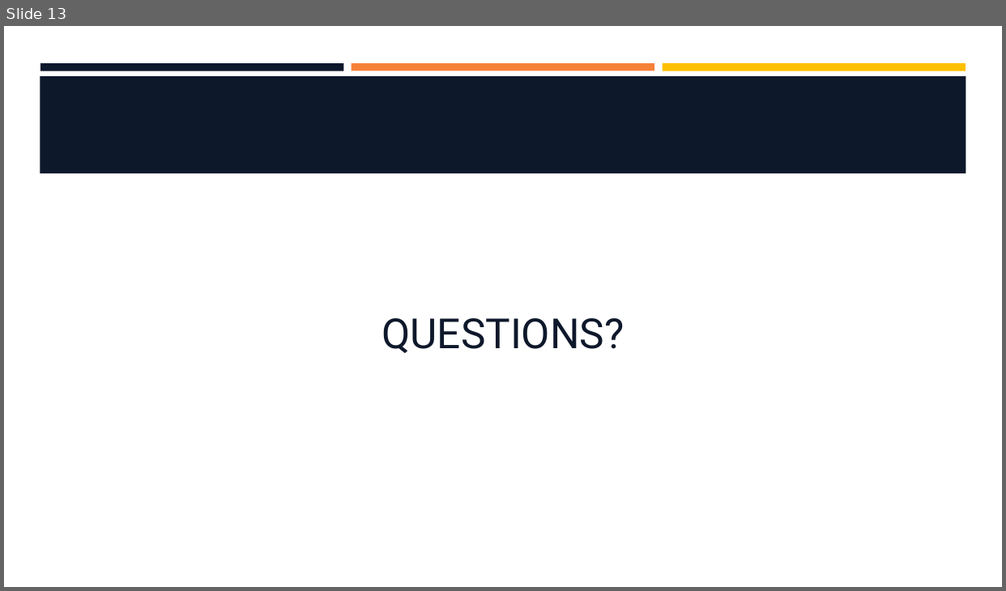
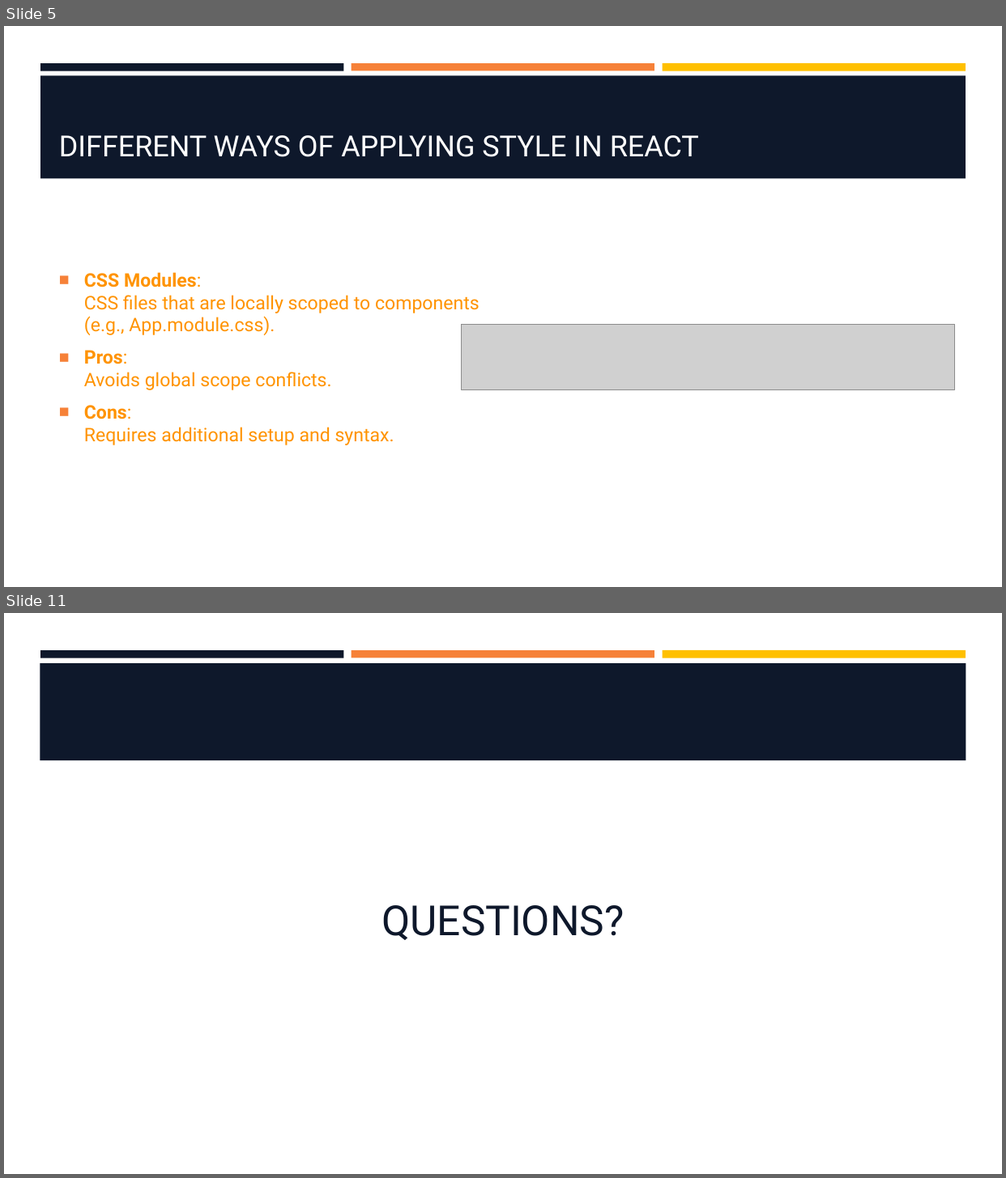
Before and after one commit to hawkeye1900/SBC-Sept24, a slide deck: week-9/W9-S2-Style-and-State/W9-S2-Style-and-State.pptx. Shown one above the other, each under a label of ours: slide 13 before the commit, slides 5 and 11 after it; the slides between them are not shown. The pictures are 1006x591 and 1006x1178 pixels, drawn with LibreOffice and Linux fonts; fonts in the diff are those of the drawing; grey boxes stand for pictures; background and template pictures are left out. Boxes give left, top, right and bottom in pixels: in the first picture for what was removed or moved away, otherwise in the second. Text is boxed around its words. In the diff, an @@ line names an element or a change of style, - is before the commit and + after.

```diff
--- a/week-9/W9-S2-Style-and-State/W9-S2-Style-and-State.pptx
+++ b/week-9/W9-S2-Style-and-State/W9-S2-Style-and-State.pptx
@@ slide 5 added at [4,26,1002,587], background #FFFFFF; not listed: 3 template elements that a slide beside it also shows @@
@@ rectangle added at [40,75,966,179], fill #0E182B @@
@@ title added at [59,135,699,157], 28 pt, text #FFFFFF @@
+DIFFERENT WAYS OF APPLYING STYLE IN REACT
@@ text added at [84,272,479,446], 18 pt, text #FF9300 @@
+■ CSS Modules:
+  CSS files that are locally scoped to components (e.g., App.module.css).
+■ Pros:
+  Avoids global scope conflicts.
+■ Cons:
+  Requires additional setup and syntax.
@@ picture added at [462,325,954,390] @@
@@ what was slide 13 is now slide 11 @@
```
Also in this commit, not shown: 3 slides changed, 6 other slides added, 9 slides removed.
